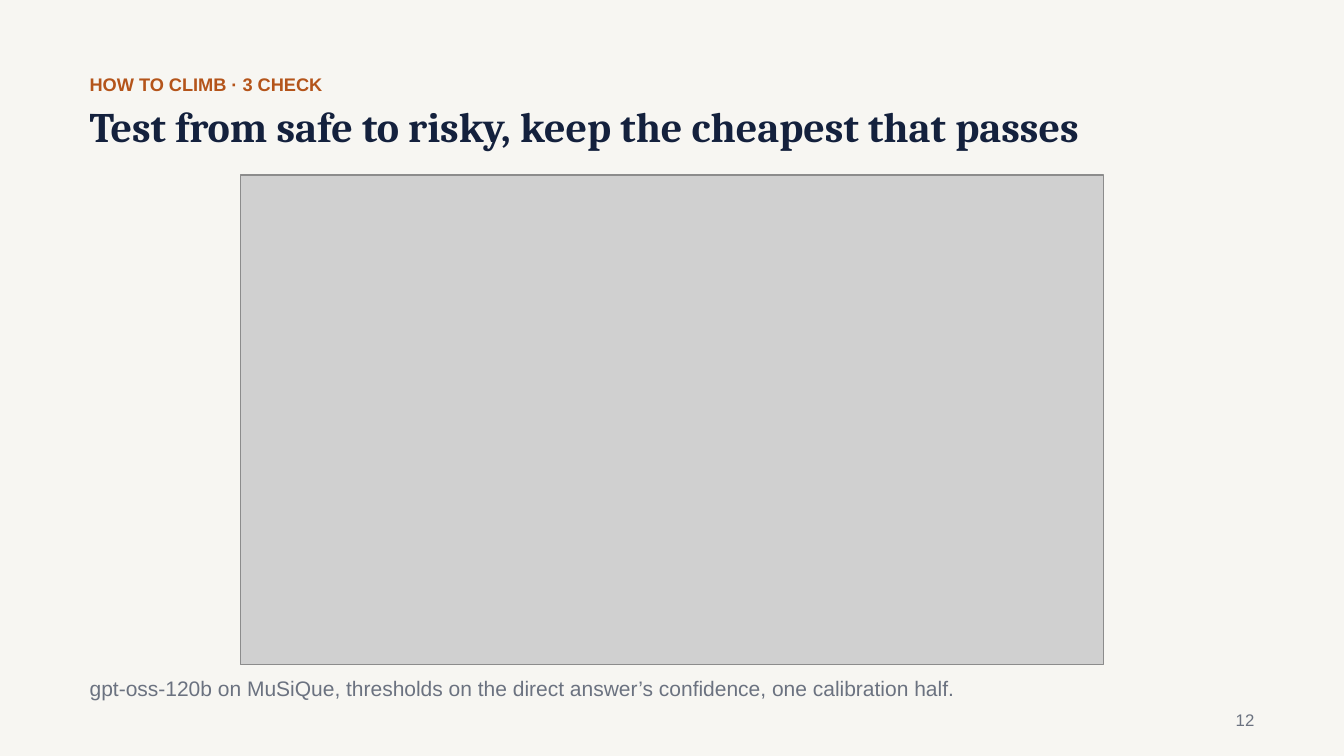
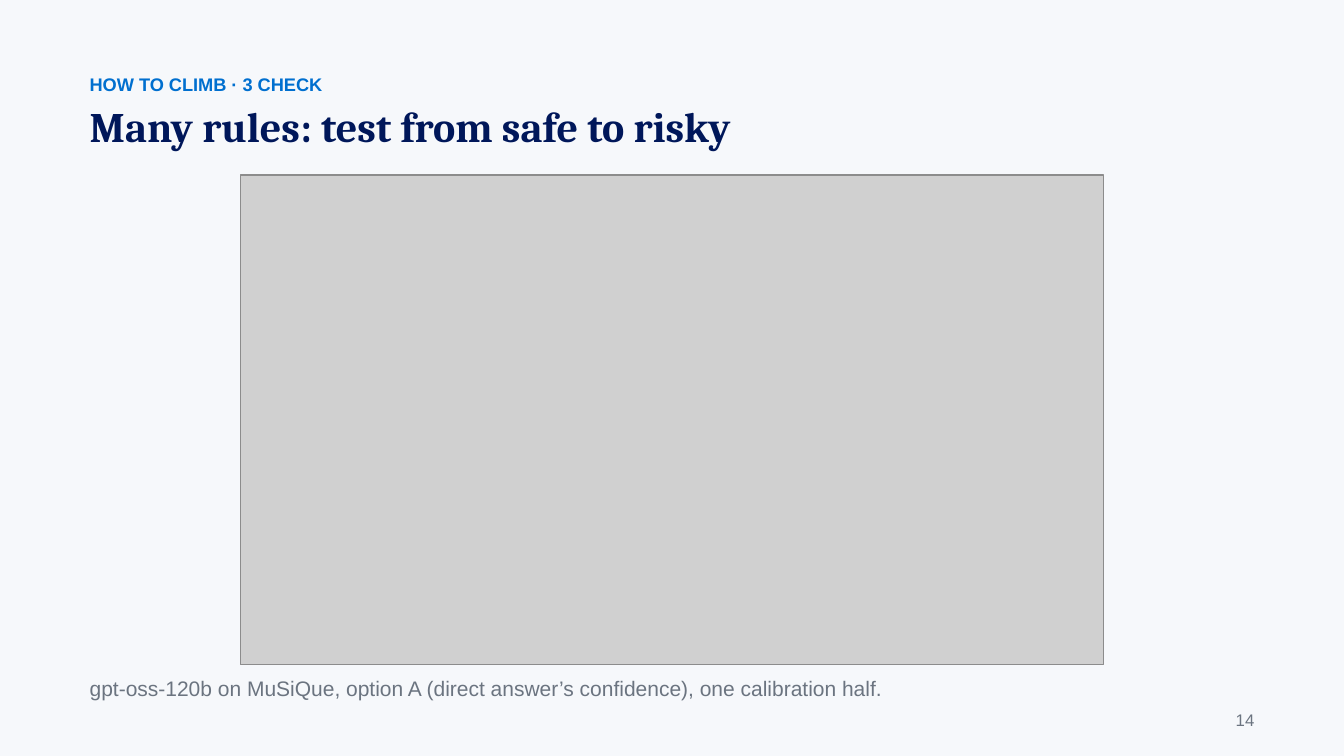
Before and after one commit to gaoj21/tokenbank, a slide deck: slide 14 of slides/CLIMB_talk.pptx (slide 12 before the commit). Drawn at 1344x756 pixels with LibreOffice and Linux fonts; fonts in the diff are those of the drawing; grey boxes stand for pictures. Boxes give left, top, right and bottom in pixels: in the first picture for what was removed or moved away, otherwise in the second. Text is boxed around its words. In the diff, an @@ line names an element or a change of style, - is before the commit and + after.

```diff
--- a/slides/CLIMB_talk.pptx
+++ b/slides/CLIMB_talk.pptx
@@ background #F7F6F2 to #F6F8FB @@
@@ text "HOW TO CLIMB · 3 ..." at box(90, 78, 323, 92): text colour #B4541A to #006FCF @@
@@ text at box(90, 112, 731, 152): text changed; text colour #14213D to #00175A @@
-Test from safe to risky, keep the cheapest that passes
+Many rules: test from safe to risky
@@ text at box(90, 681, 882, 701): text changed; text colour #6B7280 to #6B7480 @@
-gpt-oss-120b on MuSiQue, thresholds on the direct answer’s confidence, one calibration half.
+gpt-oss-120b on MuSiQue, option A (direct answer’s confidence), one calibration half.
@@ text at box(1236, 714, 1255, 726): text changed; text colour #6B7280 to #6B7480 @@
-12
+14
```
Also in this commit, not shown: 19 other slides changed, 2 slides added, 17 other files.
